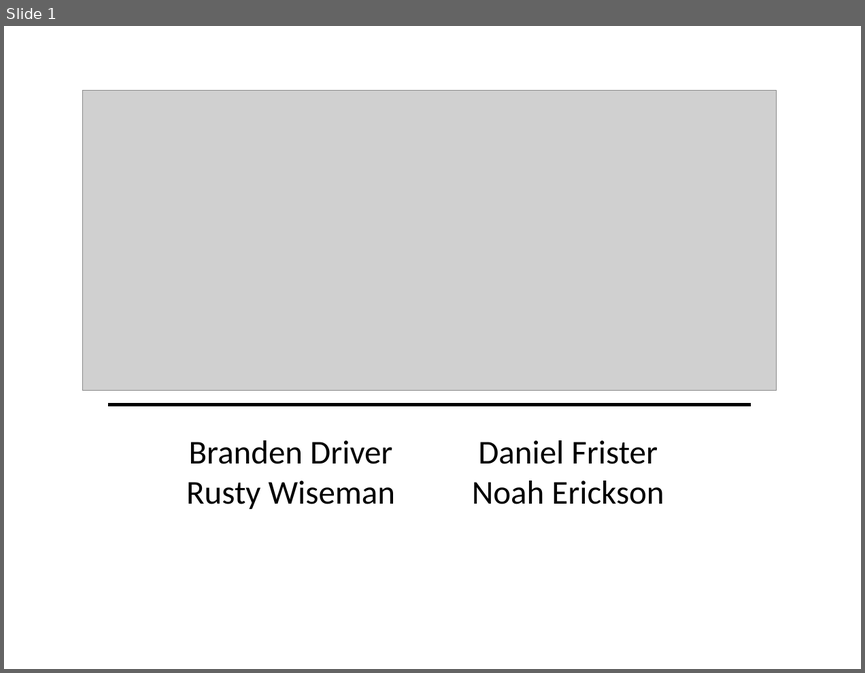
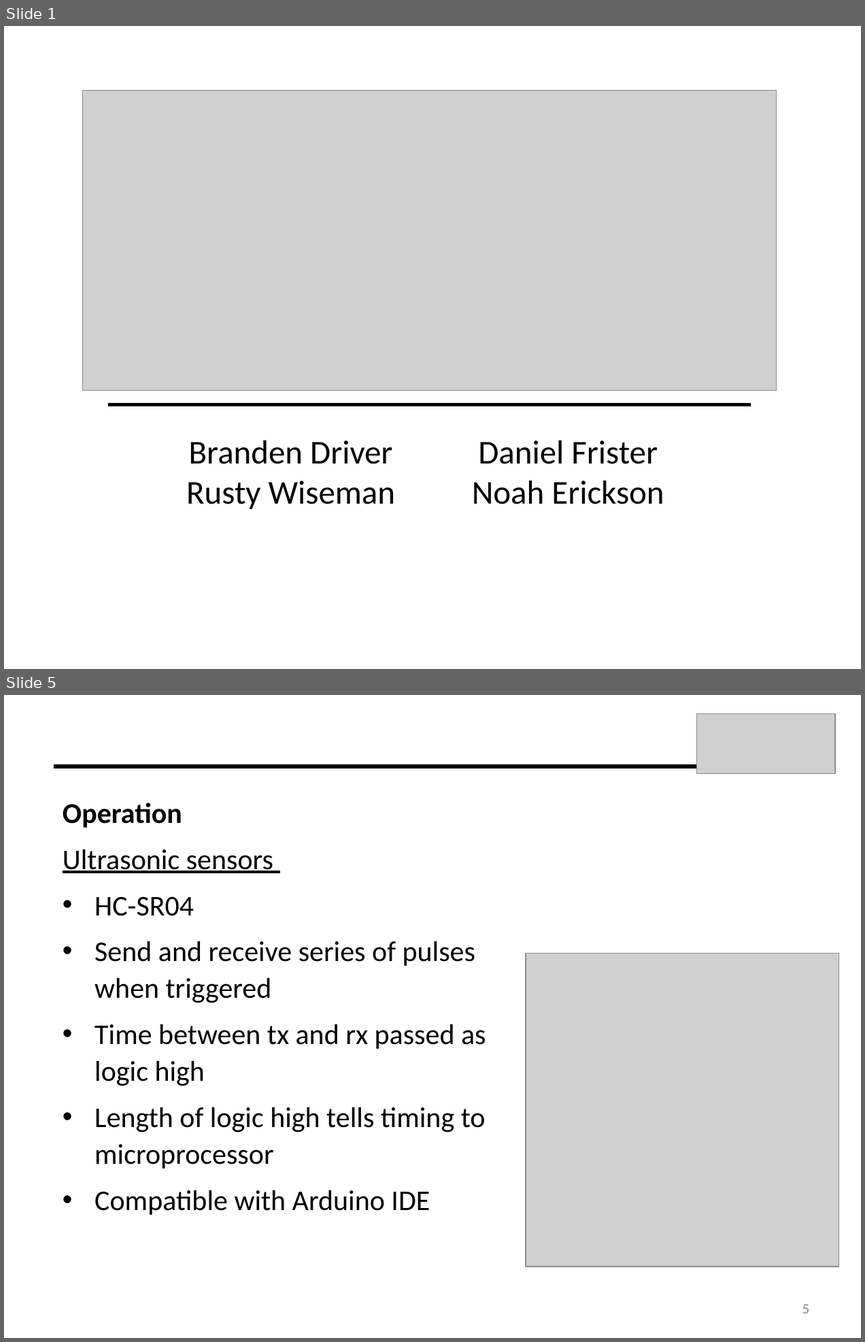
Before and after one commit to dfrister/Practicum2014, a slide deck: Presentation/T04_Presentation.pptx. Shown one above the other, each under a label of ours: slide 1 before the commit, slides 1 and 5 after it; the slides between them are not shown. The pictures are 865x673 and 865x1342 pixels, drawn with LibreOffice and Linux fonts; fonts in the diff are those of the drawing; grey boxes stand for pictures. Boxes give left, top, right and bottom in pixels: in the first picture for what was removed or moved away, otherwise in the second. Text is boxed around its words. In the diff, an @@ line names an element or a change of style, - is before the commit and + after.

```diff
--- a/Presentation/T04_Presentation.pptx
+++ b/Presentation/T04_Presentation.pptx
@@ slide 5 added at (4,695,861,1338), background #FFFFFF @@
@@ picture added at (696,714,835,774) @@
@@ line added from (696, 766) to (54, 766), #000000 3 pt @@
@@ text added at (62,802,486,1215), 24 pt, text #000000 @@
+Operation
+Ultrasonic sensors
+• HC-SR04
+• Send and receive series of pulses when triggered
+• Time between tx and rx passed as logic high
+• Length of logic high tells timing to microprocessor
+• Compatible with Arduino IDE
@@ picture added at (526,953,838,1266) @@
@@ page number added at (802,1304,810,1313), 12 pt, text #8C8C8C @@
+5
```
Also in this commit, not shown: 11 other slides added, 3 slides removed, 3 other files.
